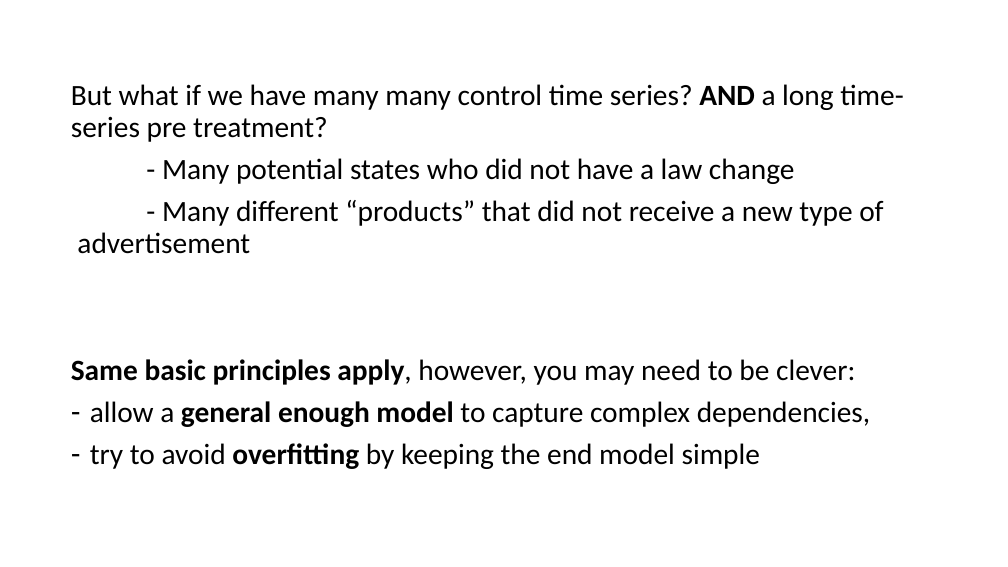
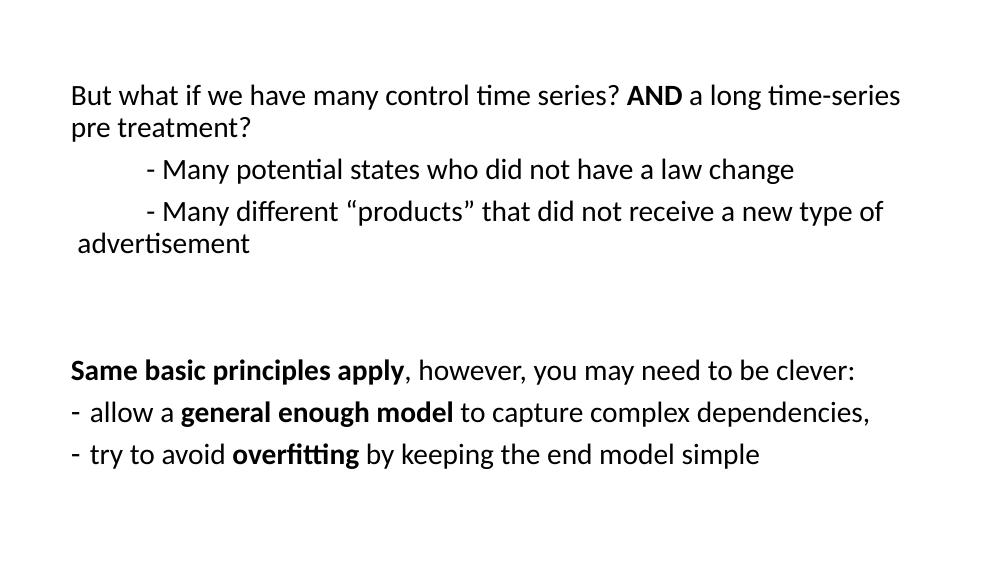
Before and after one commit to sodascience/workshop_causal_impact_assessment, a slide deck: slide 18 of lectures/04_causal_impact/causal_impact.pptx (slide 17 before the commit). Drawn at 1008x567 pixels with LibreOffice and Linux fonts; fonts in the diff are those of the drawing. Boxes give left, top, right and bottom in pixels: in the first picture for what was removed or moved away, otherwise in the second. Text is boxed around its words. In the diff, an @@ line names an element or a change of style, - is before the commit and + after.

```diff
--- a/lectures/04_causal_impact/causal_impact.pptx
+++ b/lectures/04_causal_impact/causal_impact.pptx
@@ text at [71,84,901,142]: text changed @@
-But what if we have many many control time series? AND a long time-series pre treatment?
+But what if we have many control time series? AND a long time-series pre treatment?
```
Also in this commit, not shown: 10 other slides changed, 5 slides added, 1 slide removed, 3 other files.
